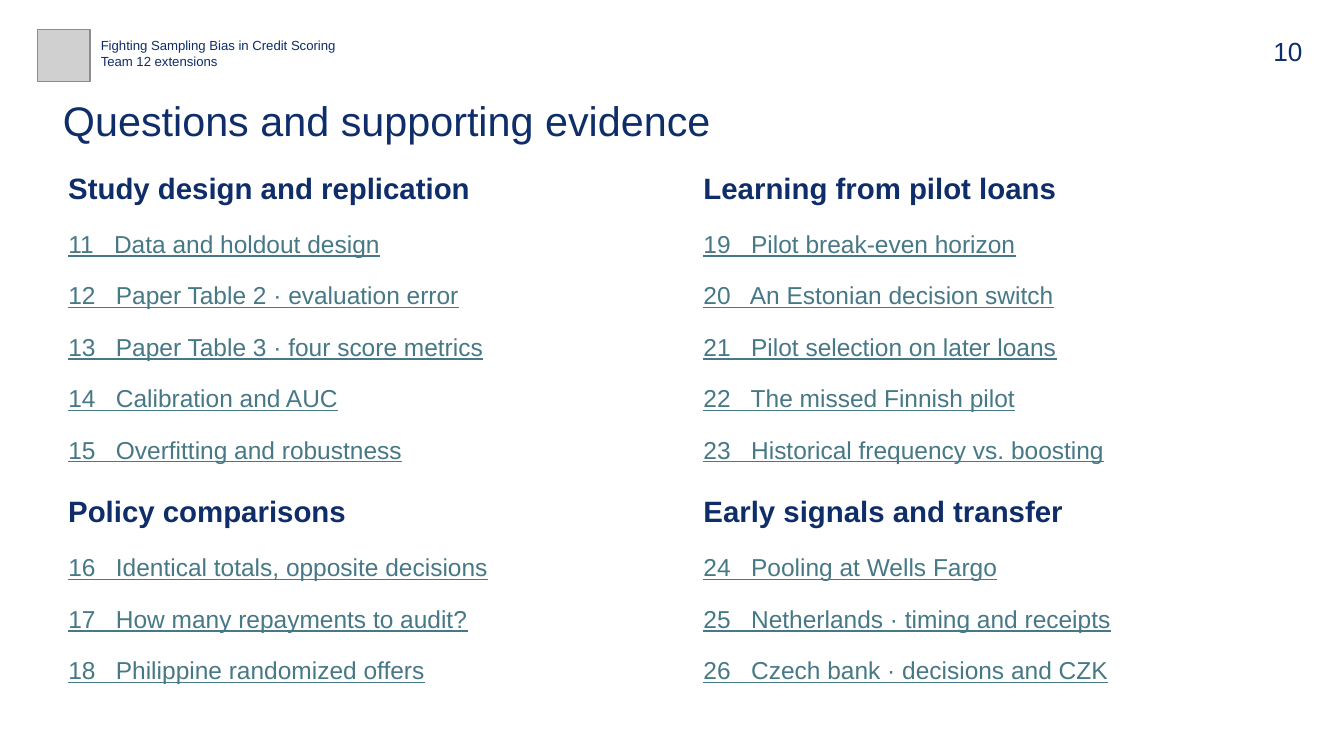
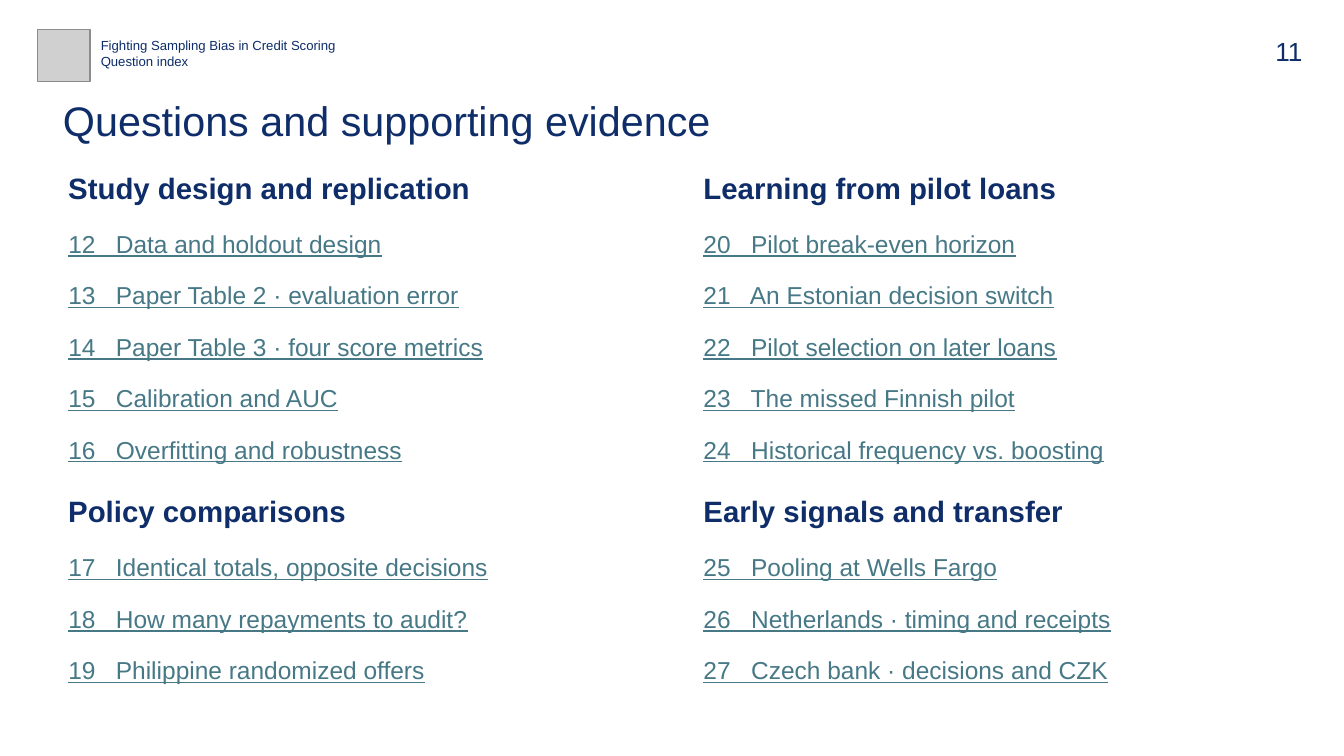
Before and after one commit to bigpurota/paper11, a slide deck: slide 11 of slides/paper11.pptx (slide 10 before the commit). Drawn at 1344x756 pixels with LibreOffice and Linux fonts; fonts in the diff are those of the drawing; grey boxes stand for pictures. Boxes give left, top, right and bottom in pixels: in the first picture for what was removed or moved away, otherwise in the second. Text is boxed around its words. In the diff, an @@ line names an element or a change of style, - is before the commit and + after.

```diff
--- a/slides/paper11.pptx
+++ b/slides/paper11.pptx
@@ text at [101,56,188,69]: text changed @@
-Team 12 extensions
+Question index
@@ text at [1275,43,1302,61]: text changed @@
-10
+11
@@ text at [68,235,381,258]: text changed @@
-11 Data and holdout design
+12 Data and holdout design
@@ text at [703,235,1015,257]: text changed @@
-19 Pilot break-even horizon
+20 Pilot break-even horizon
@@ text at [68,286,459,309]: text changed @@
-12 Paper Table 2 · evaluation error
+13 Paper Table 2 · evaluation error
@@ text at [703,286,1053,308]: text changed @@
-20 An Estonian decision switch
+21 An Estonian decision switch
@@ text at [68,338,483,361]: text changed @@
-13 Paper Table 3 · four score metrics
+14 Paper Table 3 · four score metrics
@@ text at [703,338,1056,360]: text changed @@
-21 Pilot selection on later loans
+22 Pilot selection on later loans
@@ text at [68,389,338,411]: text changed @@
-14 Calibration and AUC
+15 Calibration and AUC
@@ text at [703,389,1015,412]: text changed @@
-22 The missed Finnish pilot
+23 The missed Finnish pilot
@@ text at [68,441,402,464]: text changed @@
-15 Overfitting and robustness
+16 Overfitting and robustness
@@ text at [703,441,1104,464]: text changed @@
-23 Historical frequency vs. boosting
+24 Historical frequency vs. boosting
@@ text at [68,558,487,581]: text changed @@
-16 Identical totals, opposite decisions
+17 Identical totals, opposite decisions
@@ text at [703,558,997,581]: text changed @@
-24 Pooling at Wells Fargo
+25 Pooling at Wells Fargo
@@ text at [68,610,467,633]: text changed @@
-17 How many repayments to audit?
+18 How many repayments to audit?
@@ text at [703,610,1111,633]: text changed @@
-25 Netherlands · timing and receipts
+26 Netherlands · timing and receipts
@@ text at [68,661,425,684]: text changed @@
-18 Philippine randomized offers
+19 Philippine randomized offers
@@ text at [703,661,1108,683]: text changed @@
-26 Czech bank · decisions and CZK
+27 Czech bank · decisions and CZK
```
Also in this commit, not shown: 23 other slides changed, 1 slide added, 13 other files.
